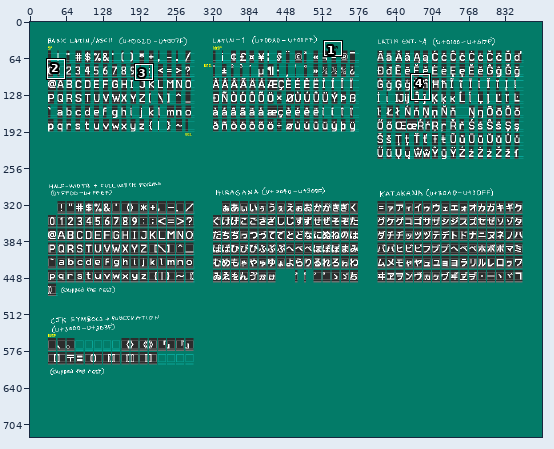
Pixel-art file, stored at june.aseprite. The first picture is a wide view before the edit; the outline marks the close-up.
Close-up. Before the commit:
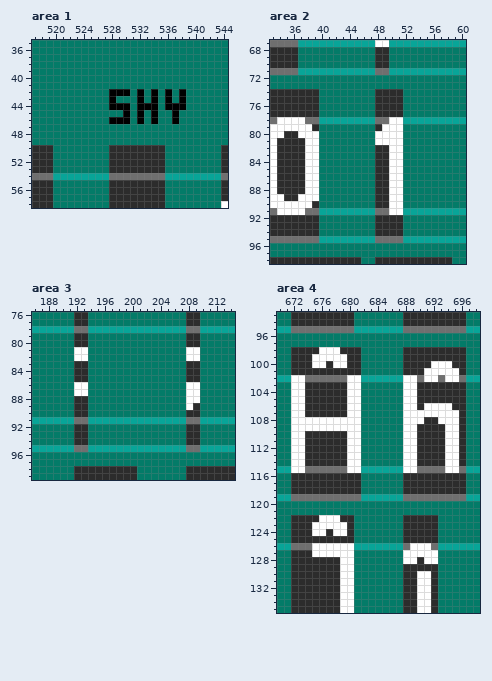
896x727 pixels, 1 frame. Shown: area 1: x 517..544, y 35..58; area 2: x 33..60, y 67..98; area 3: x 186..214, y 76..99; area 4: x 670..698, y 93..135. The commit also changed other parts of the picture, which this record leaves out.
Now the later version:
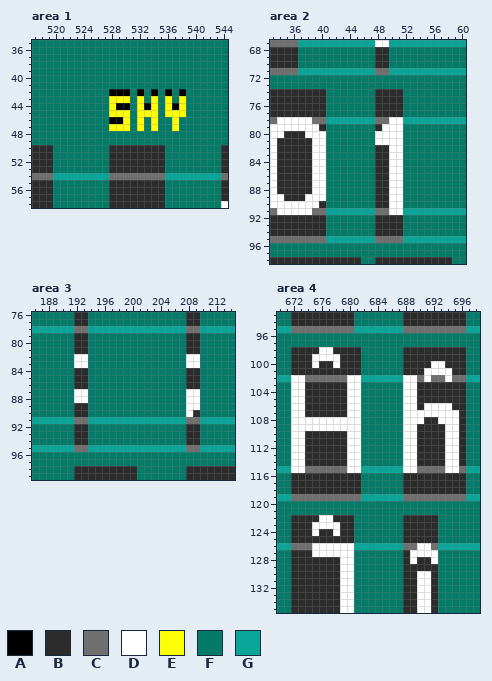
Palette (. is transparent): A #000000  B #2c2c2c  C #6f6f6f  D #ffffff  E #fefe06  F #037b68  G #08a598
The exact change:
--- area 1, layer "Block Notes"
@@ x 526..540 @@
 42 FFAAAFAFAFAFAFF
-43 FFAFFFAFAFAFAFF
-44 FFAAAFAAAFAAAFF
-45 FFFFAFAFAFFAFFF
-46 FFAAAFAFAFFAFFF
-47 FFFFFFFFFFFFFFF
+43 FFEEEFEFEFEFEFF
+44 FFEAAFEAEFEAEFF
+45 FFEEEFEEEFEEEFF
+46 FFAAEFEFEFFEFFF
+47 FFEEEFEFEFFEFFF
 48 FFFFFFFFFFFFFFF
--- area 2, layers "glyphs", "proc bounds"
@@ x 35..42 @@
 73 FFFFFFFF
-74 BBBBBFFF
-75 BBBBBFFF
-76 BBBBBFFF
-77 BBBBBFFF
-78 DDDCCGGG
-79 DDDDBFFF
-80 BBDDDFFF
-81 BBBDDFFF
-82 BBBDDFFF
-83 BBBDDFFF
-84 BBBDDFFF
-85 BBBDDFFF
-86 BBBDDFFF
-87 BBBDDFFF
-88 BBBDDFFF
-89 BBDDDFFF
-90 DDDDBFFF
-91 DDDCCGGG
-92 BBBBBFFF
-93 BBBBBFFF
-94 BBBBBFFF
-95 CCCCCGGG
+74 BBBBBBFF
+75 BBBBBBFF
+76 BBBBBBFF
+77 BBBBBBFF
+78 DDDDCCGG
+79 DDDDDBFF
+80 BBBDDDFF
+81 BBBBDDFF
+82 BBBBDDFF
+83 BBBBDDFF
+84 BBBBDDFF
+85 BBBBDDFF
+86 BBBBDDFF
+87 BBBBDDFF
+88 BBBBDDFF
+89 BBBDDDFF
+90 DDDDDBFF
+91 DDDDCCGG
+92 BBBBBBFF
+93 BBBBBBFF
+94 BBBBBBFF
+95 CCCCCCGG
 96 FFFFFFFF
--- area 3, layer "glyphs"
@@ x 186..214 @@
  80 FFFFFFBBFFFFFFFFFFFFFFBBFFFFF
- 81 FFFFFFDDFFFFFFFFFFFFFFDDFFFFF
+ 81 FFFFFFBBFFFFFFFFFFFFFFBBFFFFF
  82 FFFFFFDDFFFFFFFFFFFFFFDDFFFFF
- 83 FFFFFFBBFFFFFFFFFFFFFFBBFFFFF
+ 83 FFFFFFDDFFFFFFFFFFFFFFDDFFFFF
  84 FFFFFFBBFFFFFFFFFFFFFFBBFFFFF
  85 FFFFFFBBFFFFFFFFFFFFFFBBFFFFF
- 86 FFFFFFDDFFFFFFFFFFFFFFDDFFFFF
+ 86 FFFFFFBBFFFFFFFFFFFFFFBBFFFFF
  87 FFFFFFDDFFFFFFFFFFFFFFDDFFFFF
- 88 FFFFFFBBFFFFFFFFFFFFFFDDFFFFF
- 89 FFFFFFBBFFFFFFFFFFFFFFDBFFFFF
- 90 FFFFFFBBFFFFFFFFFFFFFFBBFFFFF
+ 88 FFFFFFDDFFFFFFFFFFFFFFDDFFFFF
+ 89 FFFFFFBBFFFFFFFFFFFFFFDDFFFFF
+ 90 FFFFFFBBFFFFFFFFFFFFFFDBFFFFF
  91 GGGGGGCCGGGGGGGGGGGGGGCCGGGGG
--- area 4, layer "glyphs"
@@ x 670..698 @@
  97 FFFFFFFFFFFFFFFFFFFFFFFFFFFFF
- 98 FFBBBBDDDBBBFFFFFFBBBBBBBBBFF
- 99 FFBBBDDDDDBBFFFFFFBBBBBBBBBFF
-100 FFBBBDDBDDBBFFFFFFBBBBDDDBBFF
-101 FFBBBBBBBBBBFFFFFFBBBDDDDDBFF
-102 GGDDCCCCCCDDGGGGGGDDCDDCDDCGG
+ 98 FFBBBBDDBBBBFFFFFFBBBBBBBBBFF
+ 99 FFBBBDDDDBBBFFFFFFBBBBBBBBBFF
+100 FFBBBDBBDBBBFFFFFFBBBBDDBBBFF
+101 FFBBBBBBBBBBFFFFFFBBBDDDDBBFF
+102 GGDDCCCCCCDDGGGGGGDDCDCCDCCGG
 103 FFDDBBBBBBDDFFFFFFDDBBBBBBBFF
@@ x 674..693 @@
 121 FFFFFFFFFFFFFFFFFFFF
-122 BBDDDBBFFFFFFFBBBBBF
-123 BDDDDDBFFFFFFFBBBBBF
-124 BDDBDDBFFFFFFFBBBBBF
+122 BBDDBBBFFFFFFFBBBBBF
+123 BDDDDBBFFFFFFFBBBBBF
+124 BDBBDBBFFFFFFFBBBBBF
 125 BBBBBBBFFFFFFFBBBBBF
-126 CDDDDDDGGGGGGGCDDDCG
-127 BDDDDDDFFFFFFFDDDDDF
-128 BBBBBDDFFFFFFFDDBDDF
+126 CDDDDDDGGGGGGGCCDDCG
+127 BDDDDDDFFFFFFFBDDDDF
+128 BBBBBDDFFFFFFFBDBBDF
 129 BBBBBDDFFFFFFFBBBBBF
Changed places in both close-ups, as pixel boxes (x1, y1, x2, y2):
changed: (109, 96, 186, 131)
changed: (298, 89, 326, 243)
changed: (74, 347, 88, 403)
changed: (186, 347, 200, 417)
changed: (319, 347, 347, 368)
changed: (431, 361, 459, 382)
changed: (319, 515, 347, 536)
changed: (403, 543, 431, 564)
